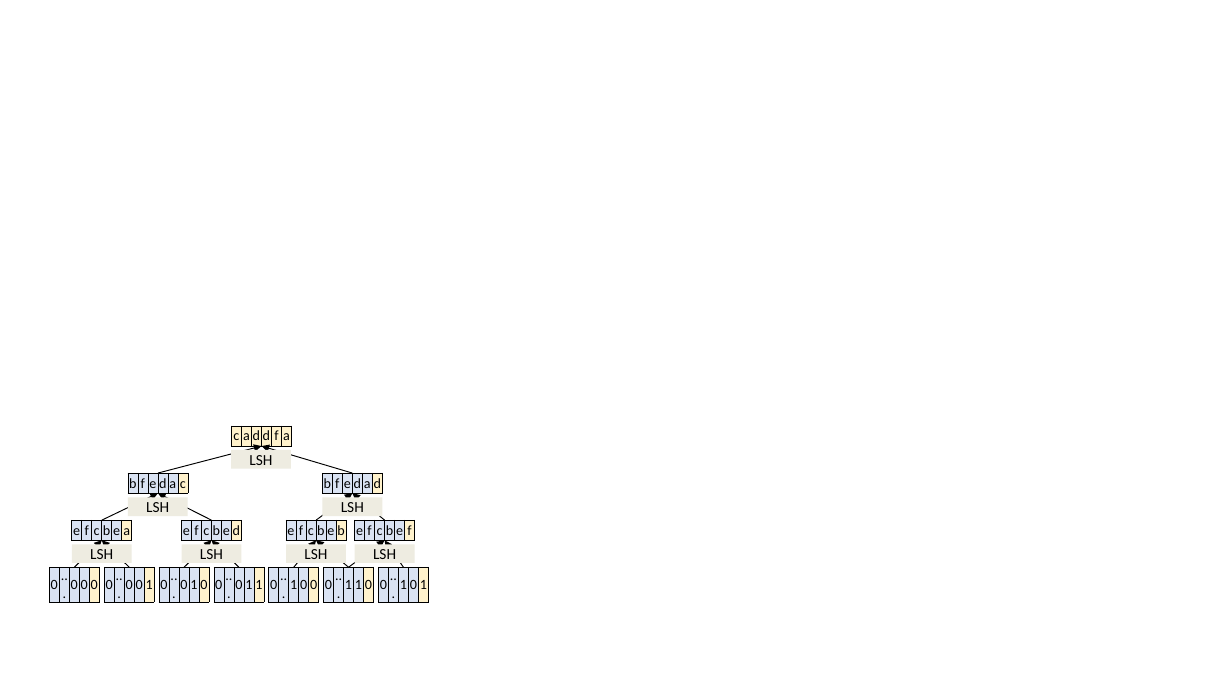
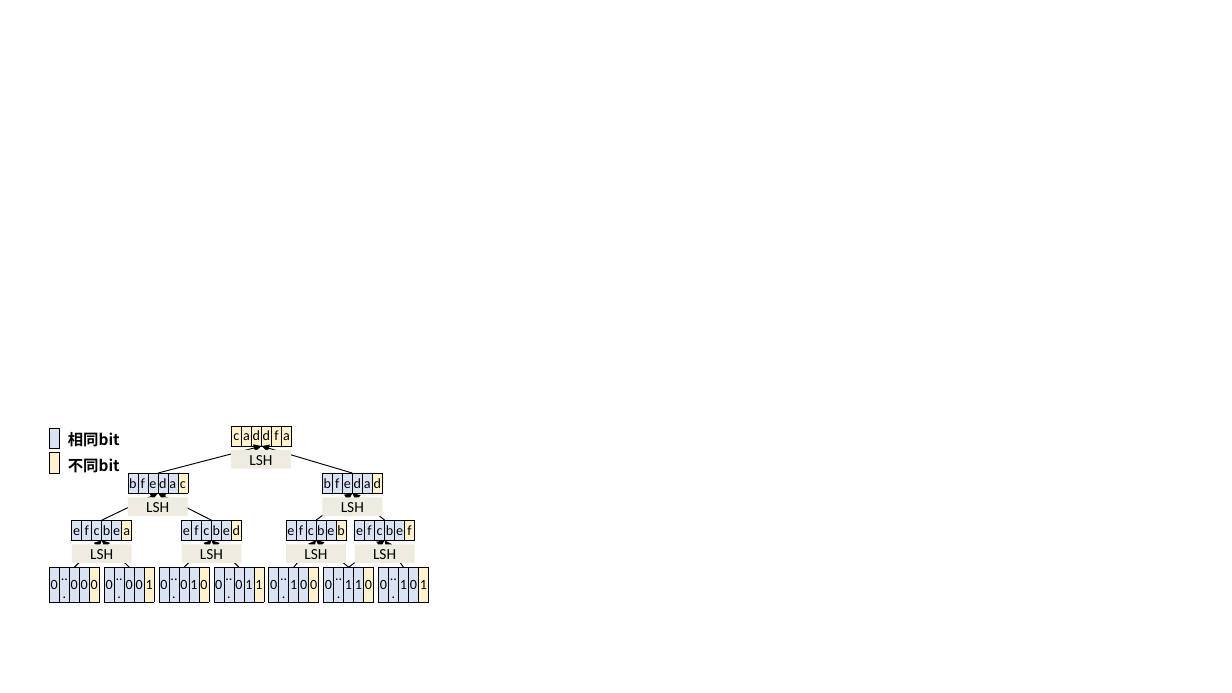
Before and after one commit to Studio-tyx/tyx_thesis_template, a slide deck: slide 23 of figure/timechain/fig.pptx. Drawn at 1232x693 pixels with LibreOffice and Linux fonts; fonts in the diff are those of the drawing. Boxes give left, top, right and bottom in pixels: in the first picture for what was removed or moved away, otherwise in the second. Text is boxed around its words. In the diff, an @@ line names an element or a change of style, - is before the commit and + after.

```diff
--- a/figure/timechain/fig.pptx
+++ b/figure/timechain/fig.pptx
@@ group added at (49,428,120,473): 2 tables, 2 texts @@
+
+
+不同bit
+相同bit
```
Also in this commit, not shown: 2 other slides changed, 1 slide added, 1 slide removed, 15 other files.
